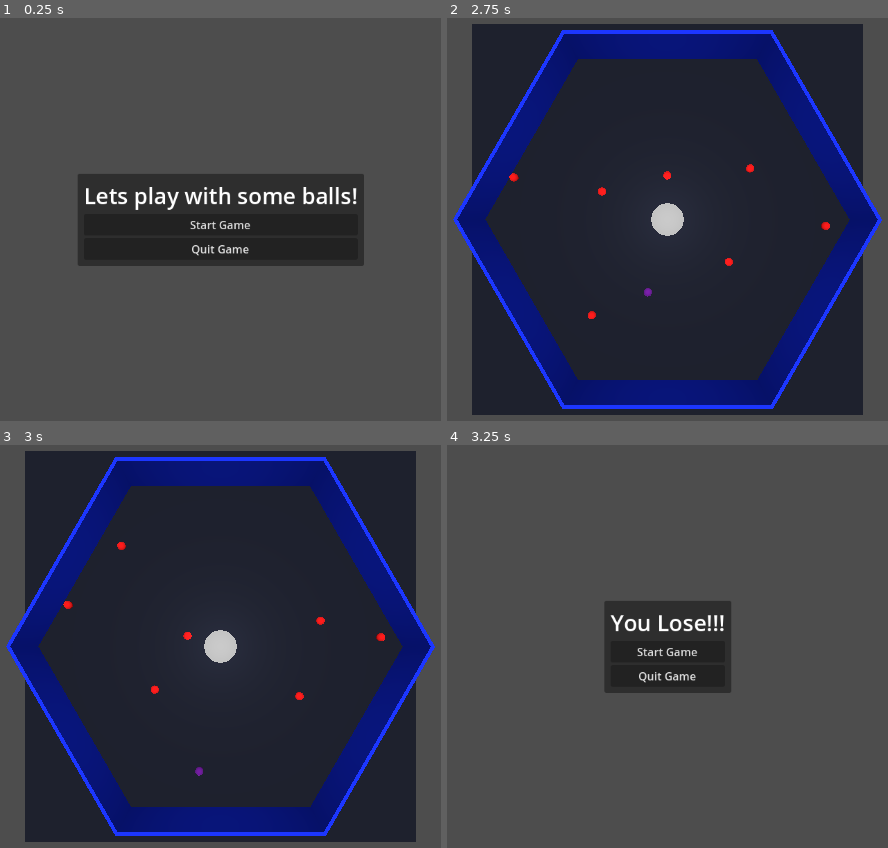
Above: before the commit, frames 1-4 (two rows, left to right).
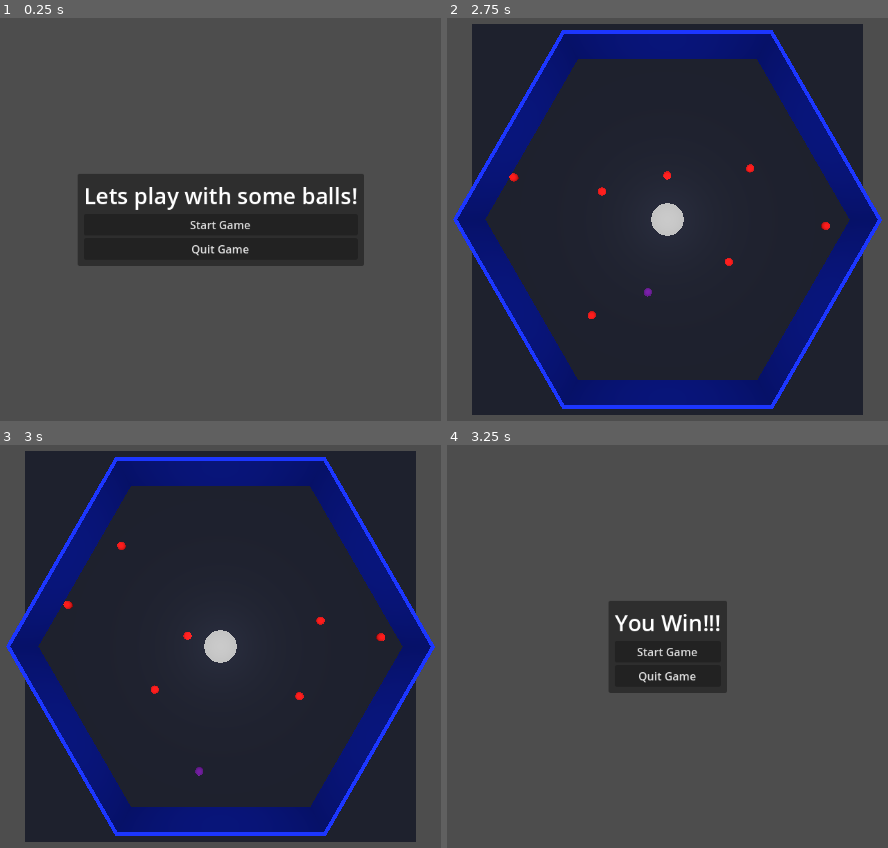
Above: after the commit, the same moments.

Repository: Shahriar-Kariman/ball_escape_game
Game: Godot game, scene res://main_menu.tscn
Same seed, same stepped clock (60 frames per second), same inputs: the game is played once before the commit and once after it.
Inputs:
- Up to frame 1 (0.25 s): no input
- Up to frame 2 (2.75 s): click "Start Game" at 0.5 s; hold D (right) 1.28-2 s; click "Start Game" at 2 s
- Up to frame 3 (3 s): hold S (down) from 2.78 s (still down)
- Up to frame 4 (3.25 s): keep holding S (down)

Frames 1-3 are identical in both runs. In frame 4, 1.0% of the frame differs, in the area x 35-65%, y 38-62%.

Commit message:
fixed the bug ish.

Diff:
--- a/exit_hole.tscn
+++ b/exit_hole.tscn
@@ -10,7 +10,7 @@
 
 [node name="StaticBody3D" type="StaticBody3D" parent="." groups=["exit_hole"]]
 collision_layer = 16
-collision_mask = 10
+collision_mask = 2
 
 [node name="CollisionShape3D" type="CollisionShape3D" parent="StaticBody3D"]
 transform = Transform3D(1, 0, 0, 0, 1, 0, 0, 0, 1, 0, 0.0341707, 0)
--- a/main.gd
+++ b/main.gd
@@ -11,10 +11,10 @@
 		get_tree().change_scene_to_file("res://main_menu.tscn")
 
 func _on_game_boundry_body_exited(body):
-	if body.is_in_group("balls"):
-		Game.ball_count -= 1
-	elif body.is_in_group("player"):
-		Game.GAME_STATE = Game.GAMESTATES.lose
-		print("_on_game_body_entered")
-		get_tree().change_scene_to_file("res://main_menu.tscn")
+	#if body.is_in_group("balls"):
+	Game.ball_count -= 1
+	#if body.is_in_group("player"):
+		#Game.GAME_STATE = Game.GAMESTATES.lose
+		#print("_on_game_body_exited")
+		#get_tree().change_scene_to_file("res://main_menu.tscn")
 	body.queue_free()
--- a/main.tscn
+++ b/main.tscn
@@ -195,7 +195,7 @@
 
 [node name="game_boundry" type="Area3D" parent="."]
 collision_layer = 32
-collision_mask = 10
+collision_mask = 2
 
 [node name="CollisionShape3D" type="CollisionShape3D" parent="game_boundry"]
 transform = Transform3D(12, 0, 0, 0, 12, 0, 0, 0, 12, 0, 0, 0)
